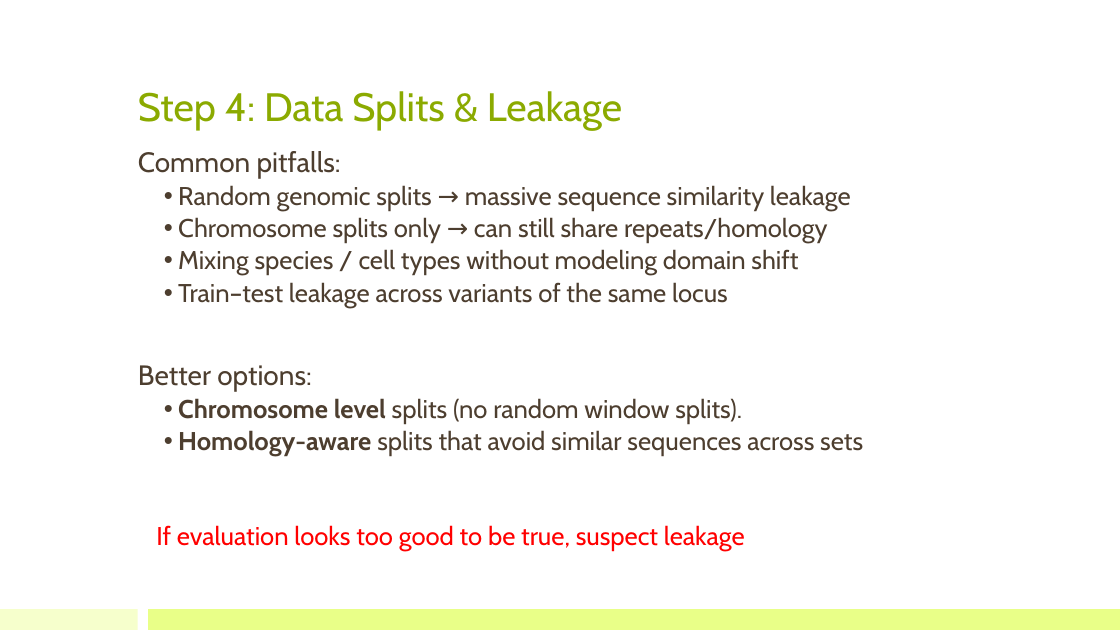
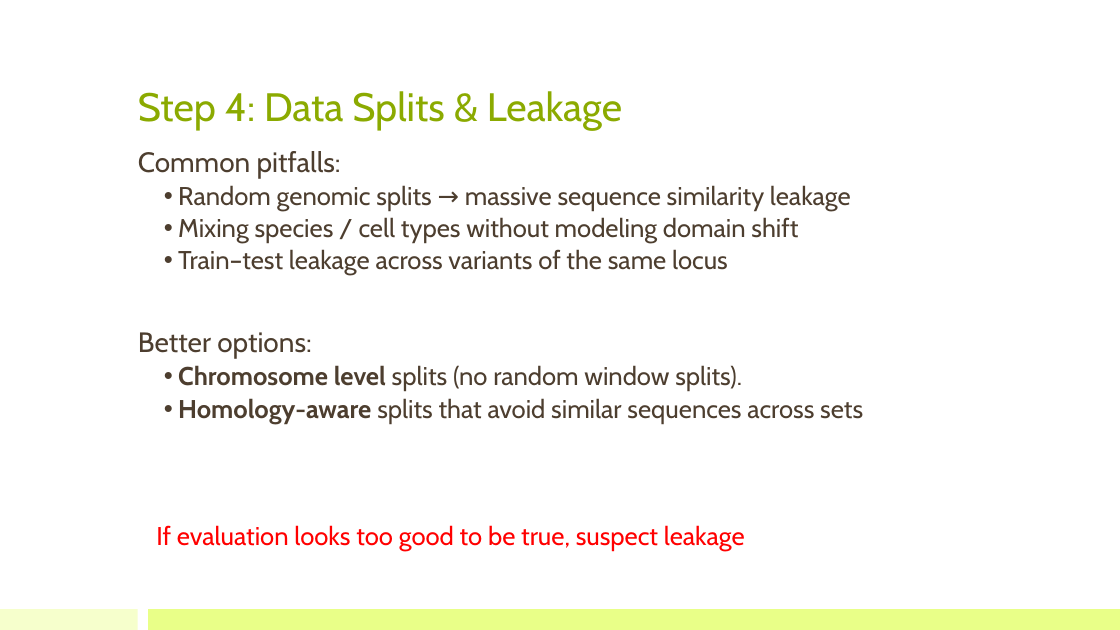
Before and after one commit to bioinfo-kaust/gfm-workshop, a slide deck: slide 16 of lecture_slides/4.day2_after_lunch/lecture_4b_from_research_question_to_fine-tuned_model.pptx. Drawn at 1120x630 pixels with LibreOffice and Linux fonts; fonts in the diff are those of the drawing. Boxes give left, top, right and bottom in pixels: in the first picture for what was removed or moved away, otherwise in the second. Text is boxed around its words. In the diff, an @@ line names an element or a change of style, - is before the commit and + after.

```diff
--- a/lecture_slides/4.day2_after_lunch/lecture_4b_from_research_question_to_fine-tuned_model.pptx
+++ b/lecture_slides/4.day2_after_lunch/lecture_4b_from_research_question_to_fine-tuned_model.pptx
@@ text at <box>178,217,828,243</box>: paragraph removed @@
-  • Chromosome splits only → can still share repeats/homology
```
Also in this commit, not shown: 5 other slides changed, 5 other files.
